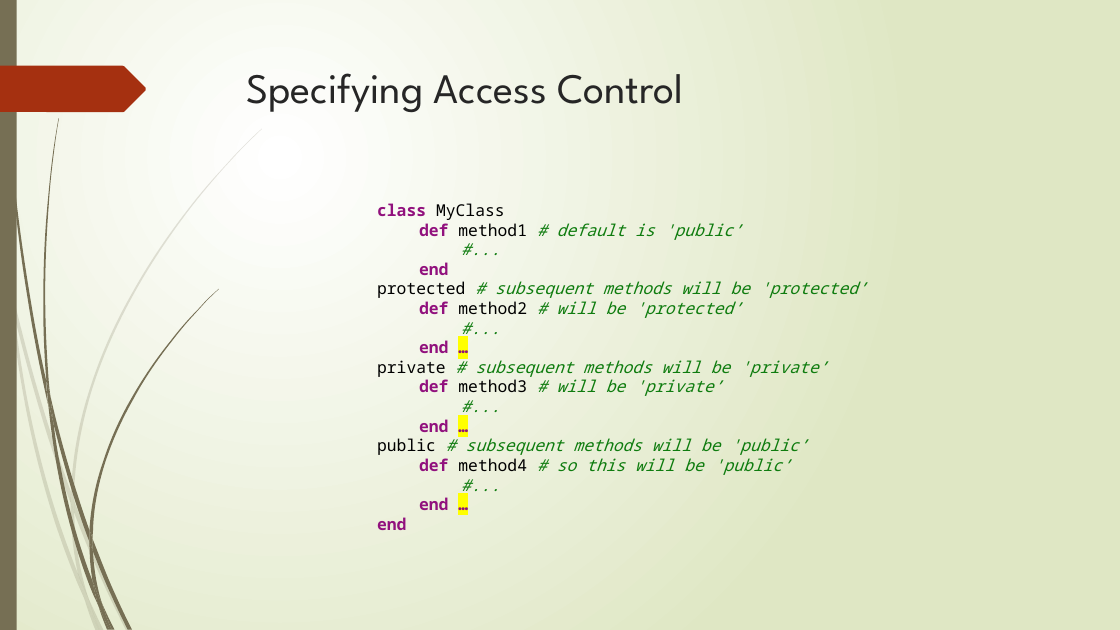
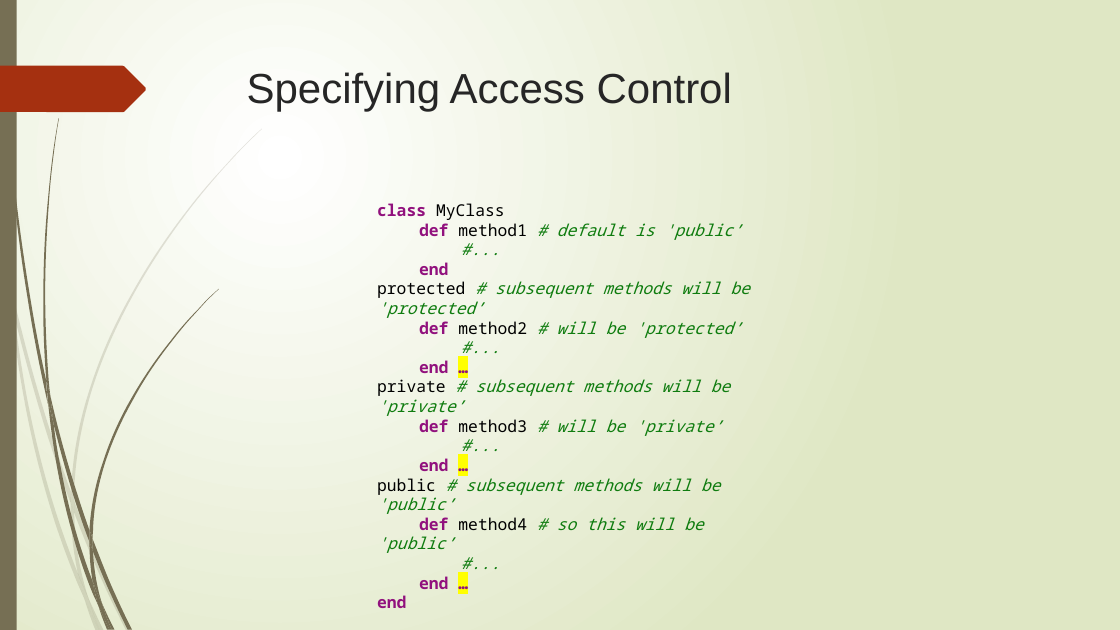
Before and after one commit to angelmoralesb/Fedesoft, a slide deck: slide 8 of ProyectoRuby/Libros/PresentacionRuby.pptx. Drawn at 1120x630 pixels with LibreOffice and Linux fonts; fonts in the diff are those of the drawing. Boxes give left, top, right and bottom in pixels: in the first picture for what was removed or moved away, otherwise in the second. Text is boxed around its words. In the diff, an @@ line names an element or a change of style, - is before the commit and + after.

```diff
--- a/ProyectoRuby/Libros/PresentacionRuby.pptx
+++ b/ProyectoRuby/Libros/PresentacionRuby.pptx
@@ title "Specifying Access Control" at box(247, 72, 732, 112): font League Spartan to Arial @@
@@ text "class MyClass" rewrapped from box(377, 203, 868, 530) to box(377, 203, 750, 553) @@
```
Also in this commit, not shown: 52 other slides changed, 4 other files.
